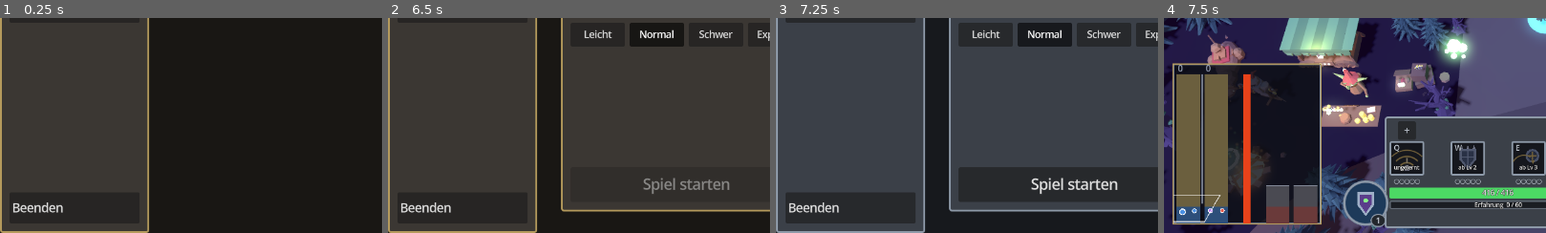
Above: before the commit, frames 1-4 (left to right).
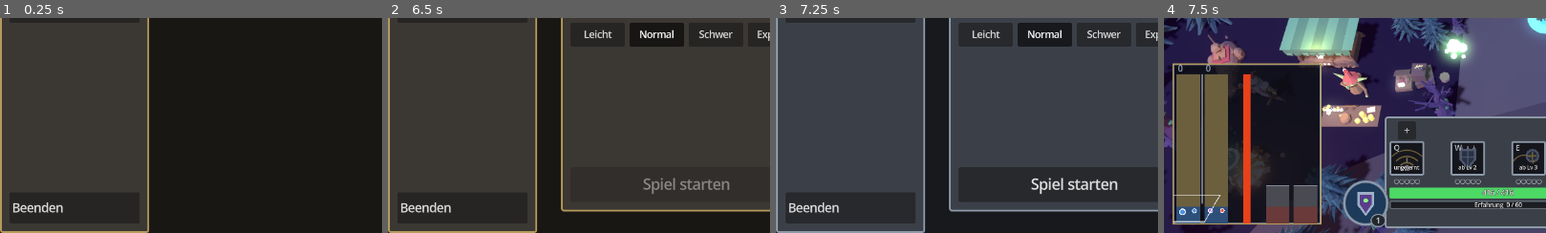
Above: after the commit, the same moments.

Repository: Tarux21/hero-lane-wars
Game: Godot game, scene res://scenes/main.tscn
Same seed, same stepped clock (60 frames per second), same inputs: the game is played once before the commit and once after it.
Inputs (mouse positions are % of the whole screen's width and height, from its top left):
- Up to frame 1 (0.25 s): no input
- Up to frame 2 (6.5 s): click "Singleplayer" at 0.5 s; click "Normal" at 1.25 s; click "Normal" at 2 s; click "1 gegen 1" at 2.75 s; click "2 gegen 2" at 3.5 s; click "4 gegen 4" at 4.25 s; click "Normal" at 5 s; click "Normal" at 5.75 s
- Up to frame 3 (7.25 s): click (29, 38) at 6.52 s
- Up to frame 4 (7.5 s): click "Spiel starten" at 7.25 s
The pictures show only the part of the screen within x 0-50%, y 50-100%; the shares and areas given below are measured in that part.

Frames 1-3 are identical in both runs. In frame 4, 0.2% of the frame differs, in the area x 0-46%, y 39-100%.

Commit message:
Burgruine (Mauer mit Luecken, grosser Turm je Team, Tor) statt der Haeuser, Schlachtfeld davor fuer beide Teams: zerstoerte Ramme, totes Pferd mit Pfeilen, Gefallene, zerbrochene Waffen und Schilde, zerfetzte Banner, Knochenhaufen
Co-Authored-By: Claude Sonnet 5.5 <noreply@anthropic.com>

Diff:
--- a/godot/scripts/game.gd
+++ b/godot/scripts/game.gd
@@ -567,7 +567,8 @@
 		for sy in slot_ys:
 			var slot_x: float = lane_xs[i] + sy * S
 			for h in 4:
-				_house(Vector3(slot_x + (h - 1.5) * 2.5, 0.0, plaza_z + 5.0))
+				if map_theme != "nachtwald":                          # im Nachtwald steht dort die Burgruine (map_nachtwald.gd)
+					_house(Vector3(slot_x + (h - 1.5) * 2.5, 0.0, plaza_z + 5.0))
 		if map_theme != "nachtwald":
 			for sx in [-1.0, 1.0]:
 				_cyl(Vector3(lane_xs[i] + sx * (half - 1.5), 0.2, plaza_z - 1.0), 1.1, 0.4, Color("#6d6558"))     # Händler-Sockel
--- a/godot/scripts/map_nachtwald.gd
+++ b/godot/scripts/map_nachtwald.gd
@@ -294,6 +294,62 @@
 	g.shake_near(pos, 9.0)
 
 
+## Hintere Linie: zerfallene Burg (Mauer mit Lücken, großer Turm je Team, Tor in der Mitte) und davor das Schlachtfeld der Gefallenen.
+## Das Schlachtfeld ist für beide Teams gleich (der Gegner bekommt es gespiegelt): zerstörte Ramme, totes Pferd mit Pfeilen,
+## Gefallene, zerbrochene Waffen und Schilde, zerfetzte Banner, Knochenhaufen und Schädel.
+func build_back_line(lane_xs: Array, half: float, x_min: float, x_max: float, river_x: float) -> void:
+	var z_wall := 20.5
+	var variants := [0, 1, 2, 0, 2, 1, 0, 1]
+	var xs_list: Array = []
+	var x := x_min - 12.0
+	var vi := 0
+	while x < x_max + 12.0:
+		var is_gate: bool = absf(x - river_x) < 3.0
+		var tower_x := false
+		for t in 2:
+			var first: int = t * int(g.lanes_per_team)
+			var cxt: float = (lane_xs[first] + lane_xs[first + int(g.lanes_per_team) - 1]) / 2.0
+			if absf(x - cxt) < 3.0:
+				tower_x = true
+		if is_gate:
+			_put("castle_gate", Vector3(x, 0.0, z_wall), 0.0, 1.0)
+		elif tower_x:
+			_put("castle_tower", Vector3(x, 0.0, z_wall + 0.6), 0.0, 1.0)
+		else:
+			_put("castle_wall_%d" % variants[vi % variants.size()], Vector3(x, 0.0, z_wall), 0.0, 1.0)
+			vi += 1
+		_reserve(x, z_wall, 3.6)
+		x += 6.0
+	# Schlachtfeld: Lage (u = Querposition -1..1 bezogen auf die Breite des Teams, z) je Eintrag
+	var layout := [
+		["siege_ram", -0.42, 13.5, 0.30, 2.8], ["horse_dead", 0.50, 13.0, -0.45, 2.6],
+		["corpse_0", -0.92, 12.5, 0.8, 1.2], ["corpse_2", -0.12, 14.7, 2.3, 1.4], ["corpse_1", 0.08, 12.3, 0.3, 1.2], ["corpse_0", 0.92, 14.4, 3.7, 1.2],
+		["corpse_1", -0.72, 14.9, 1.4, 1.2], ["corpse_2", 0.32, 15.0, 0.1, 1.4], ["corpse_2", 0.98, 12.6, 2.0, 1.4],
+		["weapon_field", -0.78, 12.0, 0.4, 1.8], ["weapon_field", -0.10, 13.7, 1.9, 1.8], ["weapon_field", 0.72, 14.2, 0.7, 1.8], ["weapon_field", 0.18, 12.0, 2.7, 1.8],
+		["weapon_field", 1.0, 13.6, 0.0, 1.8],
+		["banner_torn", -0.80, 15.4, 0.0, 1.0], ["banner_torn", -0.02, 15.7, 0.5, 1.0], ["banner_torn", 0.78, 15.4, -0.3, 1.0],
+		["bone_heap", -0.55, 12.3, 0.0, 1.1], ["bone_heap", 0.62, 12.2, 1.0, 1.1], ["bone_heap", -0.30, 15.2, 2.0, 1.1],
+		["skull_pile", 0.38, 13.9, 0.0, 1.2], ["skull_pile", -0.98, 14.0, 0.0, 1.2],
+	]
+	for t in 2:
+		var first: int = t * int(g.lanes_per_team)
+		var last: int = first + int(g.lanes_per_team) - 1
+		var cxt: float = (lane_xs[first] + lane_xs[last]) / 2.0
+		var hw: float = (lane_xs[last] - lane_xs[first]) / 2.0 + half
+		var sgn: float = 1.0 if t == 0 else -1.0                                      # Gegner: gespiegelt
+		var by_name: Dictionary = {}
+		var keep: Array = [0, 1, 2, 3, 4, 9, 10, 11, 14, 16, 17, 20]                     # schmale Teams (1 gegen 1): weniger Dinge, damit es nicht überfüllt wirkt
+		var li := -1
+		for e in layout:
+			li += 1
+			if hw < 12.0 and not keep.has(li):
+				continue
+			var px: float = cxt + sgn * float(e[1]) * hw * 0.92
+			var yaw: float = sgn * float(e[3]) + (0.0 if t == 0 else PI * 0.0)
+			var mi := _put(str(e[0]), Vector3(px, 0.0, 12.0 + (float(e[2]) - 11.8) * 2.0), yaw, 1.0)
+			_reserve(px, 12.0 + (float(e[2]) - 11.8) * 2.0, float(e[4]))
+
+
 ## Szenen am Wegrand: Name -> [Radius (Platzbedarf), Größe von, Größe bis]
 const SCENES := {
 	"skel_sit": [0.95, 0.9, 1.1], "skel_impaled": [0.8, 0.9, 1.1], "skel_hang": [1.5, 0.85, 1.0], "cage_skel": [1.0, 0.9, 1.1],
@@ -343,6 +399,7 @@
 	var eyes: Array = []
 	if not g.test_mode:
 		build_camp(x_min - 3.5, -4.0)
+		build_back_line(lane_xs, half, x_min, x_max, river_x)
 
 	_reserve(lane_xs[lane_xs.size() - 1] + half + float(g.WALL) + 0.0, 4.0, 3.0)                  # Platz für den Knochenbogen an der Basis
 	_reserve(lane_xs[lane_xs.size() - 1] + half + float(g.WALL) - 2.0, 10.0, 1.5)
Binary file changed: godot/assets/props/armor_stand.glb
Binary file changed: godot/assets/props/banner.glb
Binary file added: godot/assets/props/banner_torn.glb
Binary file changed: godot/assets/props/barrels.glb
Binary file changed: godot/assets/props/boar.glb
Binary file changed: godot/assets/props/bone_arch.glb
Binary file added: godot/assets/props/bone_heap.glb
Binary file changed: godot/assets/props/bone_pillar.glb
Binary file changed: godot/assets/props/brazier.glb
Binary file changed: godot/assets/props/cage_skel.glb
Binary file changed: godot/assets/props/campfire.glb
Binary file added: godot/assets/props/castle_gate.glb
(and 32 more such lines)
